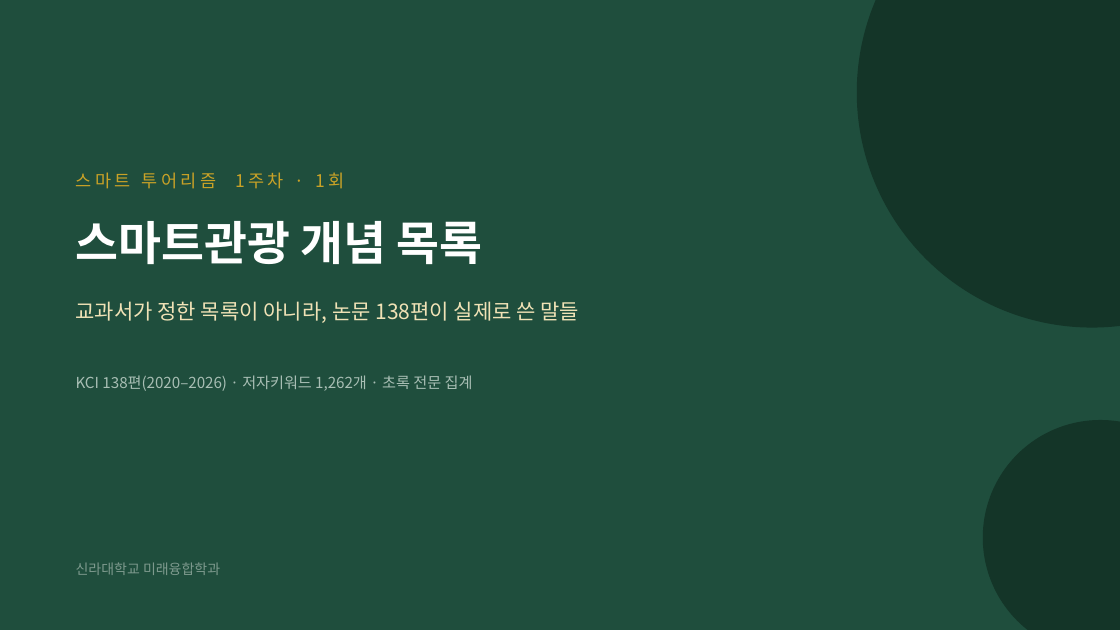
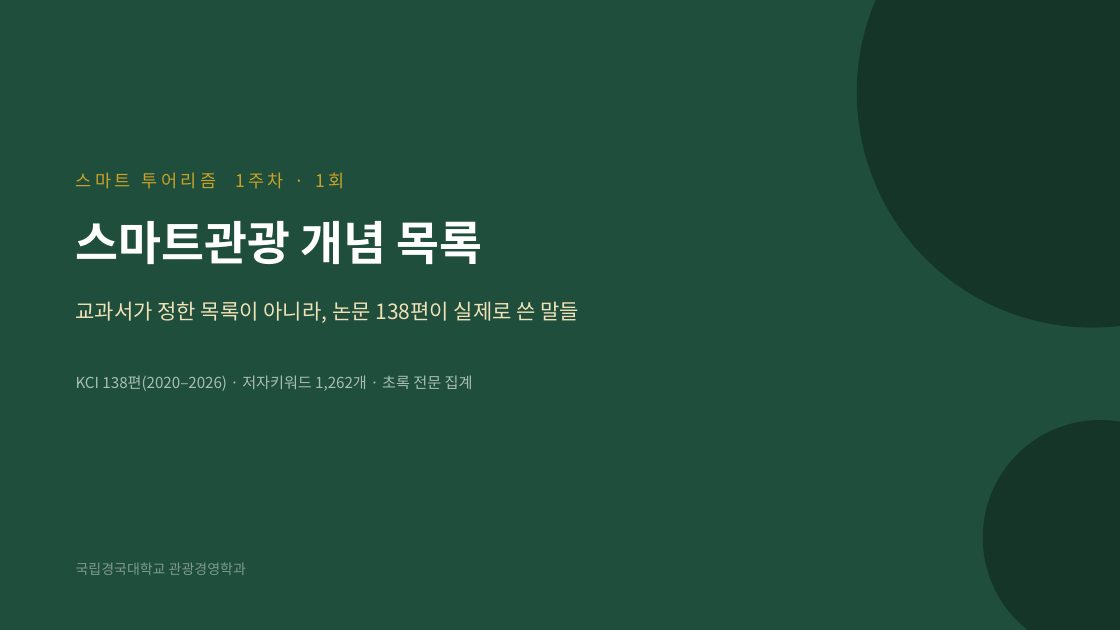
Before and after one commit to joycomfortablelee-android/sunshine-wellness, a slide deck: slide 1 of learn/assets/smart-tourism-concept-list-week1.pptx. Drawn at 1120x630 pixels with LibreOffice and Linux fonts; fonts in the diff are those of the drawing. Boxes give left, top, right and bottom in pixels: in the first picture for what was removed or moved away, otherwise in the second. Text is boxed around its words. In the diff, an @@ line names an element or a change of style, - is before the commit and + after.

```diff
--- a/learn/assets/smart-tourism-concept-list-week1.pptx
+++ b/learn/assets/smart-tourism-concept-list-week1.pptx
@@ text at [76,562,246,575]: text changed @@
-신라대학교 미래융합학과
+국립경국대학교 관광경영학과
```
